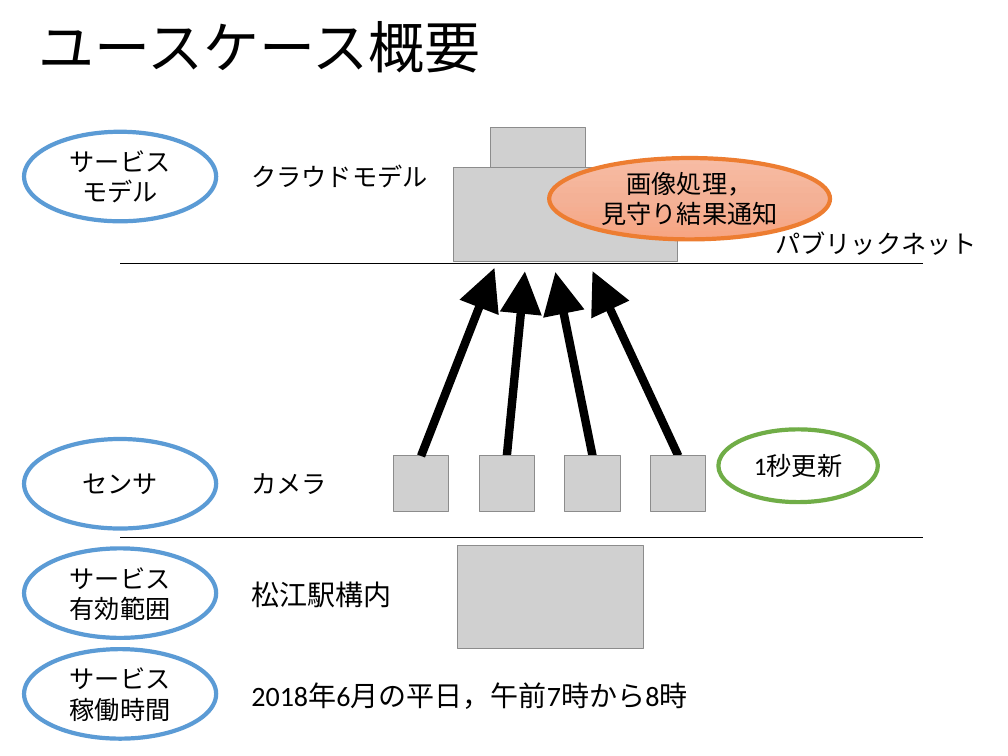
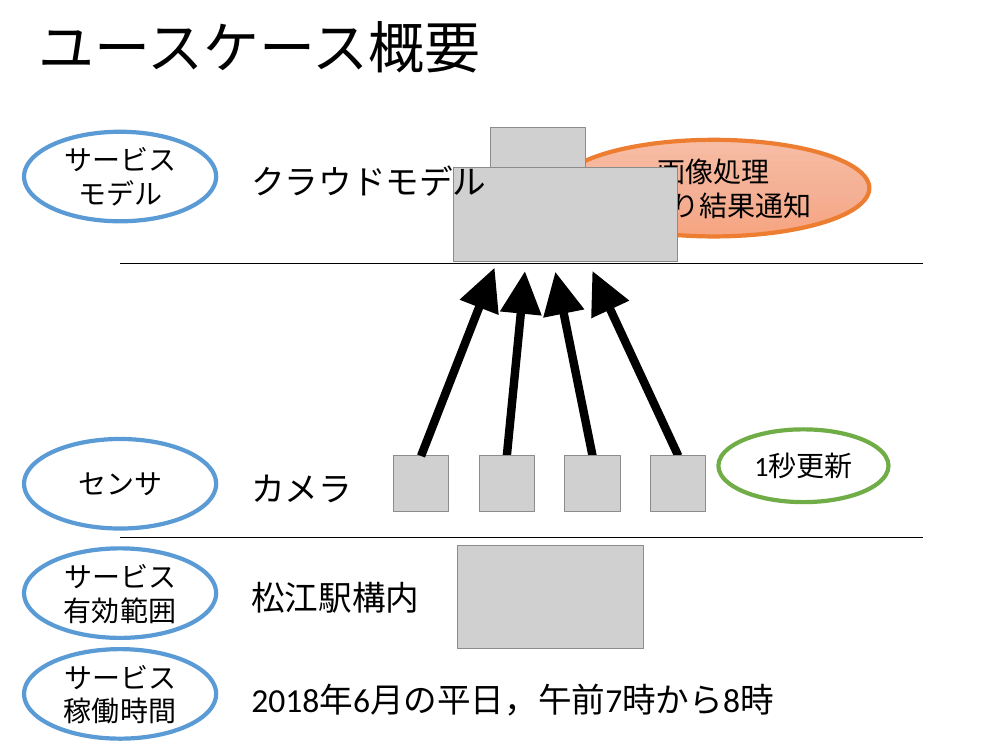
Before and after one commit to ao-megane/LplcOpenDataConverter, a slide deck: slide 11 of LplcOpenDataConverter/LplcOpenDataConverter/プレゼン/多地点カメラを用いた見守りサービスにおける第三者のプライバシデータ流出比の定量評価.pptx. Drawn at 1008x756 pixels with LibreOffice and Linux fonts; fonts in the diff are those of the drawing; grey boxes stand for pictures; background and template pictures are left out. Boxes give left, top, right and bottom in pixels: in the first picture for what was removed or moved away, otherwise in the second. Text is boxed around its words. In the diff, an @@ line names an element or a change of style, - is before the commit and + after.

```diff
--- a/LplcOpenDataConverter/LplcOpenDataConverter/プレゼン/多地点カメラを用いた見守りサービスにおける第三者のプライバシデータ流出比の定量評価.pptx
+++ b/LplcOpenDataConverter/LplcOpenDataConverter/プレゼン/多地点カメラを用いた見守りサービスにおける第三者のプライバシデータ流出比の定量評価.pptx
@@ ellipse "画像処理 見守り結果通知": place and size @@
-ellipse "画像処理 見守り結果通知" at box(549, 158, 831, 240)
+ellipse "画像処理 見守り結果通知" at box(558, 140, 870, 237)
@@ text "クラウドモデル" at box(251, 165, 486, 204): size 18 to 24 pt @@
@@ text in ellipse at box(616, 158, 812, 224): text changed; size 18 to 20 pt @@
-画像処理，
-見守り結果通知
+画像処理
+見守り結果通知
@@ text removed at box(775, 227, 977, 255) @@
-パブリックネット
@@ size 18 to 20 pt in 5 elements at box(24, 132, 217, 222), box(24, 439, 217, 529), box(24, 548, 217, 638), box(24, 649, 217, 739), box(719, 429, 889, 502) @@
@@ ellipse "1秒更新": place and size @@
-ellipse "1秒更新" at box(719, 429, 878, 502)
+ellipse "1秒更新" at box(719, 429, 889, 502)
@@ text "カメラ" at box(251, 474, 352, 503): size 18 to 24 pt @@
@@ text "松江駅構内" at box(251, 581, 419, 613): size 20 to 24 pt @@
@@ text "2018年6月の平日，午前7時から8時" at box(251, 684, 773, 716): size 20 to 24 pt @@
```
Also in this commit, not shown: 32 other slides changed, 1 slide added, 2 slides removed, 1 other file.
